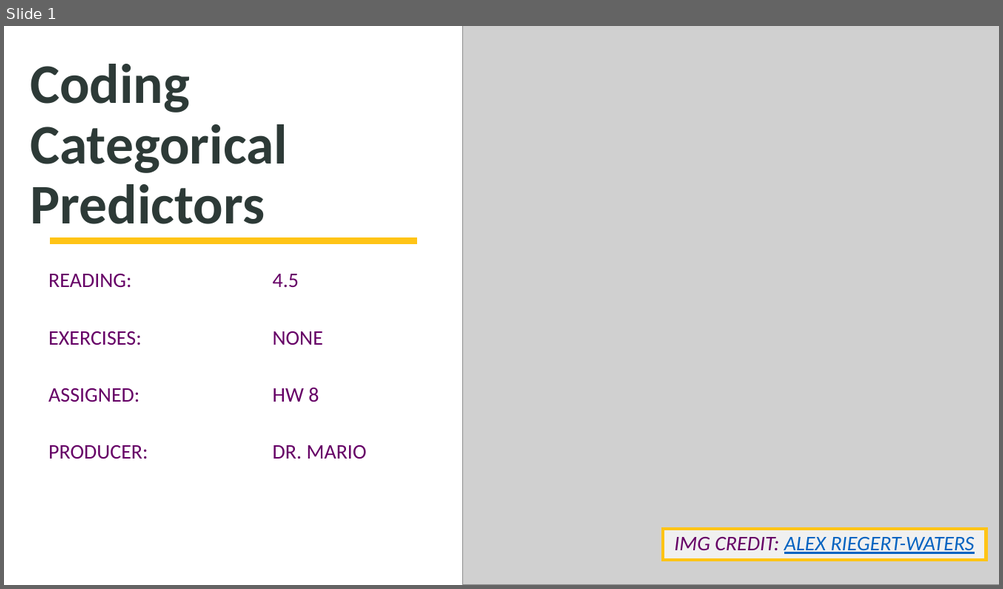
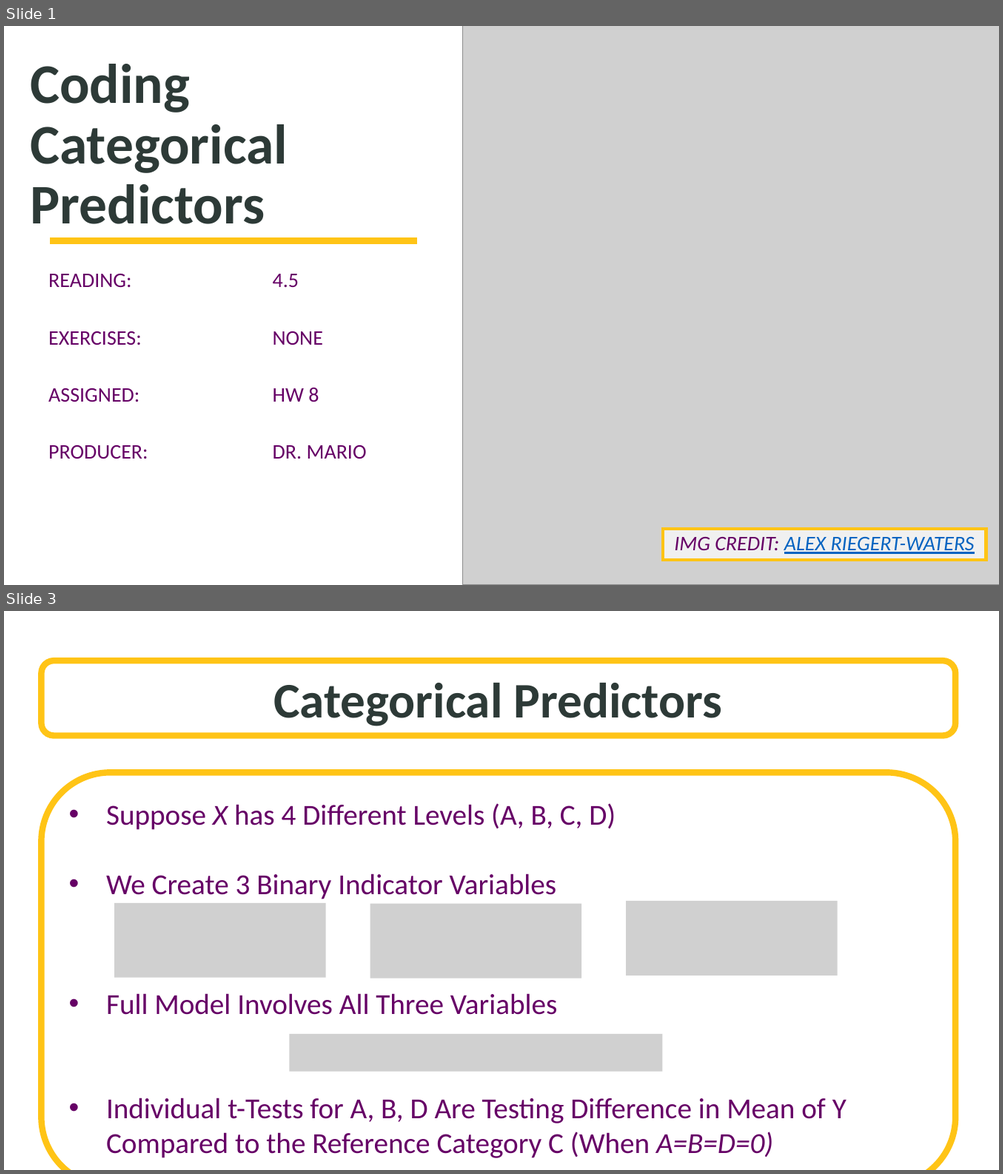
Before and after one commit to SuperMarioGiacomazzo/STOR455_WEBSITE, a slide deck: Lectures/18 - Coding Categorical Predictors.pptx. Shown one above the other, each under a label of ours: slide 1 before the commit, slides 1 and 3 after it; the slides between them are not shown. The pictures are 1003x589 and 1003x1174 pixels, drawn with LibreOffice and Linux fonts; fonts in the diff are those of the drawing; grey boxes stand for pictures; background and template pictures are left out. Boxes give left, top, right and bottom in pixels: in the first picture for what was removed or moved away, otherwise in the second. Text is boxed around its words. In the diff, an @@ line names an element or a change of style, - is before the commit and + after.

```diff
--- a/Lectures/18 - Coding Categorical Predictors.pptx
+++ b/Lectures/18 - Coding Categorical Predictors.pptx
@@ slide 3 added at [4, 611, 999, 1170], background picture (left out) @@
@@ rounded rectangle added at [41, 661, 956, 736], fill #FFFFFF at 70% opacity, outline #FFC416 6 pt, 48 pt, text #2D3A37, bold @@
+Categorical Predictors
@@ rounded rectangle added at [41, 773, 956, 1170], fill #FFFFFF, outline #FFC416 6 pt, 28 pt, text #660066 @@
+• Suppose X has 4 Different Levels (A, B, C, D)
+• We Create 3 Binary Indicator Variables
+• Full Model Involves All Three Variables
+• Individual t-Tests for A, B, D Are Testing Difference in Mean of Y Compared to the Reference Category C (When A=B=D=0)
@@ picture added at [114, 903, 326, 978] @@
@@ picture added at [370, 903, 581, 978] @@
@@ picture added at [626, 901, 837, 976] @@
@@ picture added at [289, 1034, 662, 1071] @@
```
Also in this commit, not shown: 3 other slides added, 14 slides removed, 18 other files.
